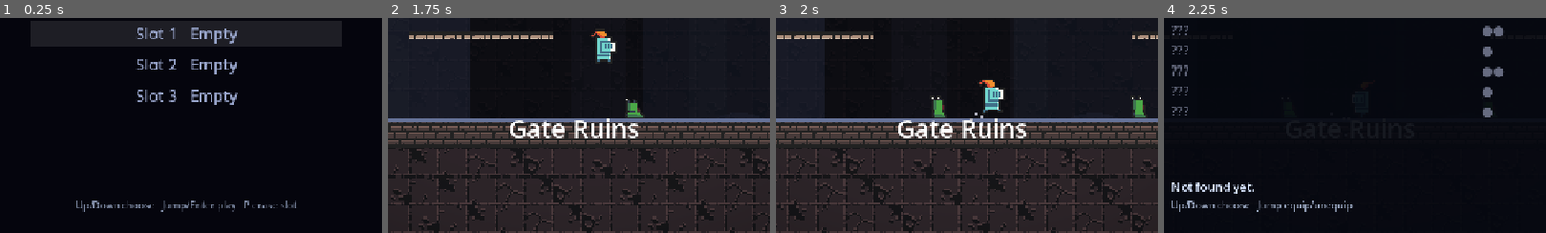
Above: before the commit, frames 1-4 (left to right).
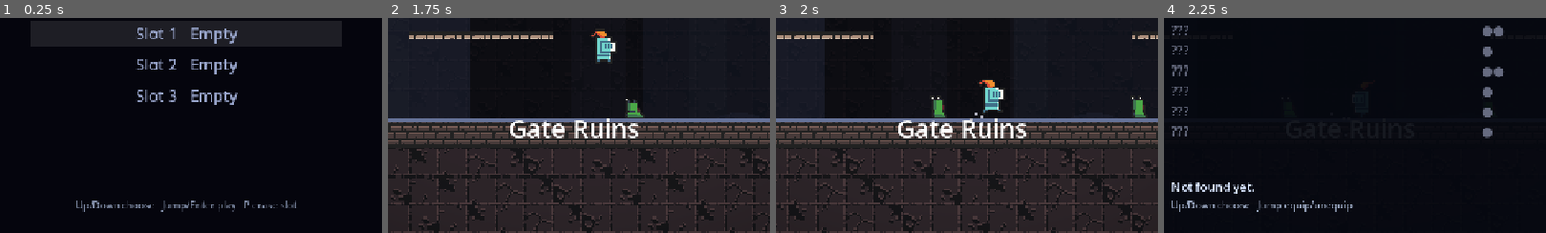
Above: after the commit, the same moments.

Repository: halo07-pixel/dungeon-raider-godot
Game: Godot game, scene res://hk/main.tscn
Two runs of this game, one before a commit and one after it. Both use one fixed random seed, a clock stepped at 60 frames per second and the inputs below.
Inputs (mouse positions are % of the whole screen's width and height, from its top left):
- Up to frame 1 (0.25 s): no input
- Up to frame 2 (1.75 s): tap Enter (ui_accept) at 0.5 s; move the mouse to (72, 45) at 0.52 s; hold D (hk_right) from 0.53 s (still down); tap C (hk_dash) at 0.6, 1.55 s; click (72, 45) at 0.67 s; tap Z (hk_jump) at 0.77, 1.52 s; move the mouse to (30, 55) at 1.27 s; tap X (hk_attack) at 1.35 s
- Up to frame 3 (2 s): keep holding D (hk_right)
- Up to frame 4 (2.25 s): move the mouse to (60, 28) at 2.02 s; release D (hk_right) at 2.03 s; hold A (hk_left) from 2.03 s (still down); tap Tab (hk_charms) at 2.1 s
The pictures show only the part of the screen within x 26-76%, y 50-100%; the shares and areas given below are measured in that part.

Frames 1-3 are identical in both runs. In frame 4, 0.2% of the frame differs, in the area x 2-86%, y 50-56%.

Commit message:
Khu 4 Drowned Archive: 5 phòng, mini-boss colossus, bùa Swift Current
Giá trị mới: colossus hp 130, speed 100; Swift Current dash cooldown 0.4 -> 0.2s. Không đổi số liệu cũ.

Co-Authored-By: Claude Sonnet 5.5 <noreply@anthropic.com>
Claude-Session: https://claude.ai/code/session_017JfCCXxoTqJnAKcYj247Qm

Diff:
--- a/hk/backdrop.gd
+++ b/hk/backdrop.gd
@@ -4,6 +4,7 @@
 	"gate": {"clear": Color(0.04, 0.045, 0.07), "far": Color(0.07, 0.085, 0.13), "near": Color(0.1, 0.12, 0.18)},
 	"catacomb": {"clear": Color(0.05, 0.03, 0.045), "far": Color(0.1, 0.06, 0.08), "near": Color(0.15, 0.09, 0.11)},
 	"vault": {"clear": Color(0.02, 0.04, 0.06), "far": Color(0.04, 0.09, 0.12), "near": Color(0.06, 0.13, 0.17)},
+	"archive": {"clear": Color(0.04, 0.03, 0.07), "far": Color(0.09, 0.07, 0.15), "near": Color(0.13, 0.10, 0.21)},
 }
 const PERIOD: float = 2400.0
 var _layers: Array = []
--- a/hk/boss.gd
+++ b/hk/boss.gd
@@ -16,6 +16,7 @@
 	"lord": {"anim": "big_demon_idle_anim", "scale": 3.0},
 	"brute": {"anim": "frost_big_zombie_anim", "scale": 2.5},
 	"hexer": {"anim": "hell_acolyte_anim", "scale": 3.0},
+	"colossus": {"anim": "hell_ogre_idle_anim", "scale": 2.5},
 }
 const FLYERS: Array = ["wraith", "hexer"]
 const GRAVITY: float = 2400.0
@@ -26,6 +27,7 @@
 	"lord": {"title": "Dungeon Lord", "hp": 420, "color": Color(0.82, 0.36, 0.30), "speed": 115.0},
 	"brute": {"title": "Bone Brute", "hp": 110, "color": Color(0.55, 0.75, 0.85), "speed": 85.0},
 	"hexer": {"title": "Ash Hexer", "hp": 90, "color": Color(0.85, 0.45, 0.35), "speed": 170.0},
+	"colossus": {"title": "Drowned Colossus", "hp": 130, "color": Color(0.6, 0.5, 0.8), "speed": 100.0},
 }
 
 var kind: String = "warden"
--- a/hk/ending.gd
+++ b/hk/ending.gd
@@ -1,6 +1,7 @@
 extends CanvasLayer
 ## Màn kết thúc sau khi hạ Dungeon Lord. Hiện thống kê, Jump/Enter để về màn hình tiêu đề (signal `finished`).
 const STATE = preload("res://hk/state.gd")
+const WorldData = preload("res://hk/world_data.gd")
 signal finished
 var _a: float = 0.0
 var _view: Control
@@ -10,7 +11,7 @@
 func _ready() -> void:
 	layer = 40
 	process_mode = Node.PROCESS_MODE_ALWAYS
-	_stats = "Rooms explored: %d / 24     Charms: %d     Geo: %d     Time: %s" % [STATE.visited.size(), STATE.charms_owned.size(), STATE.geo, STATE.fmt_time(STATE.play_time)]
+	_stats = "Rooms explored: %d / %d     Charms: %d     Geo: %d     Time: %s" % [STATE.visited.size(), WorldData.load_all().size(), STATE.charms_owned.size(), STATE.geo, STATE.fmt_time(STATE.play_time)]
 	_view = Control.new()
 	_view.set_anchors_preset(Control.PRESET_FULL_RECT)
 	_view.mouse_filter = Control.MOUSE_FILTER_IGNORE
--- a/hk/menu.gd
+++ b/hk/menu.gd
@@ -4,7 +4,7 @@
 const WorldData = preload("res://hk/world_data.gd")
 signal volume_changed
 const CELL: float = 26.0
-const AREA_COLORS: Dictionary = {"gate": Color(0.35, 0.42, 0.62), "catacomb": Color(0.62, 0.4, 0.45), "vault": Color(0.3, 0.6, 0.65)}
+const AREA_COLORS: Dictionary = {"gate": Color(0.35, 0.42, 0.62), "catacomb": Color(0.62, 0.4, 0.45), "vault": Color(0.3, 0.6, 0.65), "archive": Color(0.6, 0.5, 0.8)}
 
 var rooms: Dictionary = {}
 var enabled: bool = true
--- a/hk/music.gd
+++ b/hk/music.gd
@@ -2,8 +2,8 @@
 ## Phát nhạc nền từ assets/music (nhạc CC0 của game cũ). `play` cùng bài đang phát thì bỏ qua; đổi bài có fade-in ngắn.
 const STATE = preload("res://hk/state.gd")
 const DIR: String = "res://assets/music/"
-const AREA_TRACK: Dictionary = {"gate": "explore_stone", "catacomb": "explore_hell", "vault": "explore_ice"}
-const BOSS_TRACK: Dictionary = {"warden": "boss_warden", "wraith": "boss_necromancer", "lord": "lord_fight", "brute": "boss_warden", "hexer": "boss_necromancer"}
+const AREA_TRACK: Dictionary = {"gate": "explore_stone", "catacomb": "explore_hell", "vault": "explore_ice", "archive": "explore_ice"}
+const BOSS_TRACK: Dictionary = {"warden": "boss_warden", "wraith": "boss_necromancer", "lord": "lord_fight", "brute": "boss_warden", "hexer": "boss_necromancer", "colossus": "boss_warden"}
 const VOLUME_DB: float = -9.0
 var current: String = ""
 var _player: AudioStreamPlayer
--- a/hk/player.gd
+++ b/hk/player.gd
@@ -26,7 +26,6 @@
 const JUMP_BUFFER: float = 0.12
 const DASH_SPEED: float = 760.0
 const DASH_TIME: float = 0.18
-const DASH_COOLDOWN: float = 0.4
 const ATTACK_ACTIVE: float = 0.15
 const POGO_V: float = -600.0
 const RECOIL_SPEED: float = 220.0
@@ -125,7 +124,7 @@
 		can_dash = false
 		sfx.emit("dash")
 		_dash_t = DASH_TIME
-		_dash_cd = DASH_COOLDOWN
+		_dash_cd = STATE.dash_cooldown()
 		return
 
 	var move: float = Input.get_axis("hk_left", "hk_right")
--- a/hk/room.gd
+++ b/hk/room.gd
@@ -10,12 +10,13 @@
 const SPRITES = preload("res://hk/sprites.gd")
 const PLAYER = preload("res://hk/player.gd")
 const REACH: float = 28.0   # đệm quanh vật thể tương tác (px): đứng sát hình là tương tác được
-const BG_DIM: Dictionary = {"gate": 0.3, "catacomb": 0.13, "vault": 0.3}   # độ sáng gạch nền
-const TILESET: Dictionary = {"gate": "", "catacomb": "_hell", "vault": "_ice"}   # hậu tố bộ gạch theo khu
+const BG_DIM: Dictionary = {"gate": 0.3, "catacomb": 0.13, "vault": 0.3, "archive": 0.25}   # độ sáng gạch nền
+const TILESET: Dictionary = {"gate": "", "catacomb": "_hell", "vault": "_ice", "archive": ""}   # hậu tố bộ gạch theo khu
 const PALETTES: Dictionary = {
 	"gate": {"bg": Color(0.05, 0.06, 0.09), "fill": Color(0.13, 0.15, 0.21), "edge": Color(0.40, 0.45, 0.60), "line": Color(0.09, 0.10, 0.15)},
 	"catacomb": {"bg": Color(0.07, 0.05, 0.07), "fill": Color(0.19, 0.14, 0.17), "edge": Color(0.62, 0.45, 0.50), "line": Color(0.12, 0.09, 0.11)},
 	"vault": {"bg": Color(0.03, 0.06, 0.08), "fill": Color(0.09, 0.17, 0.20), "edge": Color(0.35, 0.65, 0.70), "line": Color(0.06, 0.12, 0.14)},
+	"archive": {"bg": Color(0.05, 0.04, 0.09), "fill": Color(0.14, 0.11, 0.22), "edge": Color(0.55, 0.45, 0.75), "line": Color(0.09, 0.07, 0.15)},
 }
 
 var id: String = ""
--- a/hk/state.gd
+++ b/hk/state.gd
@@ -25,6 +25,7 @@
 	"second_wind": {"name": "Second Wind", "cost": 1, "desc": "You stay untouchable 0.5s longer after being hit."},
 	"shade_cloak": {"name": "Shade Cloak", "cost": 2, "desc": "You cannot be hurt while dashing."},
 	"frugal_soul": {"name": "Frugal Soul", "cost": 1, "desc": "Soul Bolt and Focus cost 27 Soul instead of 33."},
+	"swift_current": {"name": "Swift Current", "cost": 1, "desc": "Dash recharges twice as fast."},
 	"spring_nail": {"name": "Spring Nail", "cost": 1, "desc": "Bouncing off enemies with a downward nail launches you 25% higher."},
 }
 
@@ -159,6 +160,9 @@
 
 static func iframes_bonus() -> float:
 	return 0.5 if has_charm("second_wind") else 0.0
+
+static func dash_cooldown() -> float:
+	return 0.2 if has_charm("swift_current") else 0.4
 
 static func pogo_mult() -> float:
 	return 1.25 if has_charm("spring_nail") else 1.0
--- a/hk/world.gd
+++ b/hk/world.gd
@@ -8,7 +8,7 @@
 const SFX = preload("res://hk/sfx.gd")
 const BACKDROP = preload("res://hk/backdrop.gd")
 const DEBUG_BOXES = preload("res://hk/debug_boxes.gd")
-const AREA_NAMES: Dictionary = {"gate": "Gate Ruins", "catacomb": "Weeping Catacombs", "vault": "Ashen Vaults"}
+const AREA_NAMES: Dictionary = {"gate": "Gate Ruins", "catacomb": "Weeping Catacombs", "vault": "Ashen Vaults", "archive": "Drowned Archive"}
 const ZOOM: float = 1.5
 
 signal ending_reached   # báo lên main sau khi hạ Dungeon Lord
--- a/tools/tests/hk_charm_test.gd
+++ b/tools/tests/hk_charm_test.gd
@@ -92,5 +92,10 @@
 		ids.append(String(it["id"]))
 	for id in ["second_wind", "shade_cloak", "frugal_soul", "spring_nail"]:
 		ck(id in ids, "shop bán %s" % id)
+	ck("swift_current" not in ids, "Swift Current không bán (chỉ rơi từ Drowned Colossus)")
+	St.reset()
+	ck(is_equal_approx(St.dash_cooldown(), 0.4), "dash mặc định hồi 0.4s")
+	St.give_charm("swift_current")
+	ck(St.toggle_charm("swift_current") and is_equal_approx(St.dash_cooldown(), 0.2), "Swift Current: hồi 0.2s")
 	print("DONE fails=", fails)
 	quit(1 if fails > 0 else 0)
--- a/tools/tests/hk_enemy_test.gd
+++ b/tools/tests/hk_enemy_test.gd
@@ -93,7 +93,7 @@
 	ck(d.state == "hang" and absf(d.global_position.y - 80.0) < 2.0, "dropper về lại chỗ treo")
 	d.queue_free()
 	# ---- mini-boss
-	for kind in ["brute", "hexer"]:
+	for kind in ["brute", "hexer", "colossus"]:
 		var b := CharacterBody2D.new()
 		b.set_script(load("res://hk/boss.gd"))
 		b.kind = kind
@@ -124,11 +124,11 @@
 				stage = 2
 		Engine.time_scale = 1.0
 		ck(defeated[0], "%s: hạ được và phát tín hiệu defeated" % kind)
-		var want: Array = ["wind_slam", "wind_slash"] if kind == "brute" else ["wind_bolt", "wind_conjure", "fade_out"]
+		var want: Array = ["wind_slam", "wind_slash"] if kind != "hexer" else ["wind_bolt", "wind_conjure", "fade_out"]
 		var hit: int = 0
 		for w in want:
 			if states.has(w):
 				hit += 1
-		ck(hit >= (1 if kind == "brute" else 2), "%s: dùng các đòn riêng (%s)" % [kind, str(states.keys())])
+		ck(hit >= (1 if kind != "hexer" else 2), "%s: dùng các đòn riêng (%s)" % [kind, str(states.keys())])
 	print("DONE fails=", fails)
 	quit(1 if fails > 0 else 0)
--- a/tools/tests/hk_walk_test.gd
+++ b/tools/tests/hk_walk_test.gd
@@ -100,7 +100,7 @@
 		ck(w.boss == null, "%s: đã hạ boss thì không xuất hiện lại" % id)
 		ck(not w.room.locked, "%s: vào lại sau khi hạ không bị khoá" % id)
 		St.flags.erase("boss_" + bid)
-	ck(bosses == 5, "5 phòng boss gồm 2 mini-boss (%d)" % bosses)
+	ck(bosses == 6, "6 phòng boss gồm 3 mini-boss (%d)" % bosses)
 	# chết giữa trận boss: về bench, phòng mới không khoá
 	St.flags.erase("boss_warden")
 	for id in rooms:
Not shown, added: hk/rooms/arc_1.txt
Not shown, added: hk/rooms/arc_2.txt
Not shown, added: hk/rooms/arc_3.txt
Not shown, added: hk/rooms/arc_4.txt
Not shown, added: hk/rooms/arc_5.txt
Not shown, changed: hk/rooms/vault_5.txt
Not shown, changed: AGENTS.md
Not shown, changed: tools/hk/gen_rooms.py
